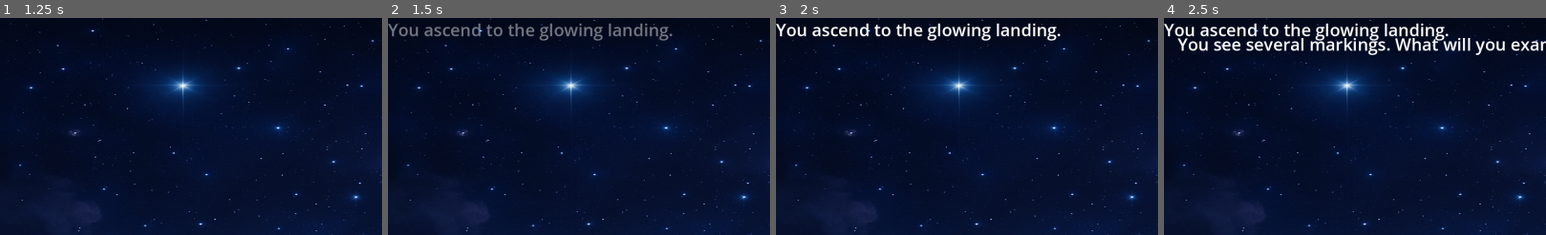
Above: before the commit, frames 1-4 (left to right).
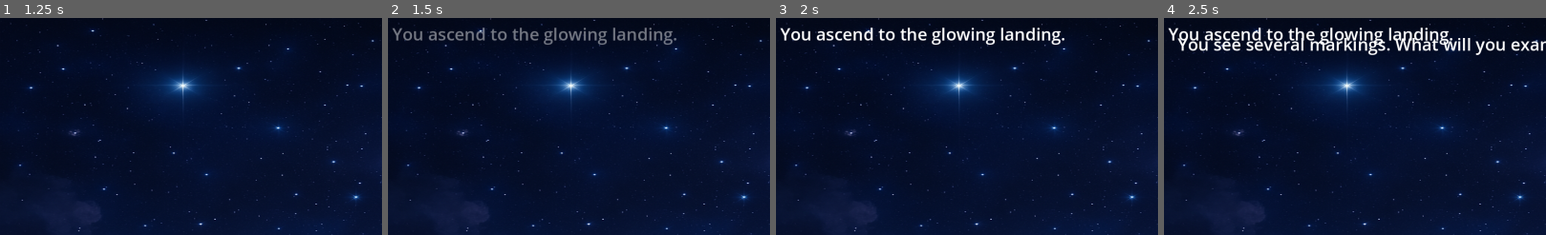
Above: after the commit, the same moments.

Repository: JDSalisbury/godot_Riviera
Game: Godot game, scene res://scenes/title_screen.tscn
The game is run twice, just before and just after one commit, with the same random seed, the same clock (stepped at 60 frames per second) and the same inputs.
Inputs:
- Up to frame 1 (1.25 s): click "New Game" at 0.5 s
- Up to frame 2 (1.5 s): click "↑ Up" at 1.25 s
- Up to frame 3 (2 s): no input
- Up to frame 4 (2.5 s): click "⊕ Inspect" at 2 s
The pictures show only the part of the screen within x 0-50%, y 0-50%; the shares and areas given below are measured in that part.

Frame 1 is identical in both runs. In frame 2, 2.8% of the frame differs, in the area x 0-76%, y 2-13%; in frame 3, 3.3%; in frame 4, 3.3%.

Commit message:
feat: Add Save functionality via Inventory UI with DialogSystem feedback
- Added Save button to InventoryPopup panel
- Connected Save button to GameState.save_game()
- Implemented DialogSystem singleton to provide UI feedback
- Ensured Label and AnimationPlayer are correctly referenced and error-handled

Diff:
--- a/project.godot
+++ b/project.godot
@@ -17,6 +17,8 @@
 [autoload]
 
 GameState="*res://scripts/game_state.gd"
+SaveSystem="*res://scripts/save_system.gd"
+DialogSystem="*res://ui/dialog_box.tscn"
 
 [display]
 
--- a/scenes/inventory.tscn
+++ b/scenes/inventory.tscn
@@ -34,6 +34,14 @@
 layout_mode = 2
 metadata/_tab_index = 1
 
+[node name="SaveButton" type="Button" parent="Panel"]
+layout_mode = 0
+offset_left = 349.0
+offset_right = 443.0
+offset_bottom = 31.0
+scale = Vector2(1, 0.995721)
+text = "Save Game"
+
 [node name="Close" type="Button" parent="Panel"]
 layout_mode = 1
 anchors_preset = 1
@@ -44,4 +52,5 @@
 grow_horizontal = 0
 text = "Close"
 
+[connection signal="pressed" from="Panel/SaveButton" to="." method="_on_Save_pressed"]
 [connection signal="pressed" from="Panel/Close" to="." method="_on_Close_pressed"]
--- a/scripts/dialog_box.gd
+++ b/scripts/dialog_box.gd
@@ -1,13 +1,22 @@
 extends CanvasLayer
 
-@onready var label = $Panel/Label
-@onready var anim = $Panel/AnimationPlayer
+var label: Label
+var anim: AnimationPlayer
+
+func _ready():
+	label = get_node_or_null("Panel/Label")
+	anim = get_node_or_null("Panel/AnimationPlayer")
+
+	if not label or not anim:
+		push_error("DialogBox nodes not found: Label or AnimationPlayer is missing.")
 
 func show_message(text: String):
-	label.text = text
-	anim.play("fade_in_out")
-
+	if label and anim:
+		label.text = text
+		anim.play("fade_in_out")
+	else:
+		push_warning("DialogBox: Cannot show message, label or anim is null.")
 
 func clear():
-	label.text = ""
-	#hide()
+	if label:
+		label.text = ""
--- a/scripts/game_state.gd
+++ b/scripts/game_state.gd
@@ -3,6 +3,9 @@
 # Global TP system
 var trigger_points: int = 10
 var max_trigger_points: int = 20
+
+
+var current_screen := "start"
 
 var story_flags: Dictionary = {}
 var screen_unlocks: Dictionary = {}
@@ -47,3 +50,18 @@
 	if id not in inventory[item_type]:
 		inventory[item_type].append(id)
 		print("Added item:", id, "to", item_type)
+
+func apply_loaded_data(data: Dictionary) -> void:
+	if data.is_empty():
+		print("No save data to load.")
+		return
+
+	trigger_points = data.get("trigger_points", trigger_points)
+	max_trigger_points = data.get("max_trigger_points", max_trigger_points)
+	story_flags = data.get("story_flags", {})
+	screen_unlocks = data.get("screen_unlocks", {})
+	used_options = data.get("used_options", {})
+	inventory = data.get("inventory", {"key": [], "battle": []})
+	current_screen = data.get("current_screen", "start")
+
+	print("✅ GameState updated from save.")
--- a/scripts/inventory_popup.gd
+++ b/scripts/inventory_popup.gd
@@ -52,3 +52,9 @@
 	tween = create_tween()
 	tween.tween_property(panel, "position", offscreen_pos, 0.4).set_trans(Tween.TRANS_SINE).set_ease(Tween.EASE_IN)
 	tween.tween_callback(func(): hide())
+
+
+func _on_Save_pressed():
+	SaveSystem.save_game()
+	print("💾 Game saved!")
+	DialogSystem.show_message("Game saved successfully!")
--- a/scripts/look_mode.gd
+++ b/scripts/look_mode.gd
@@ -5,9 +5,13 @@
 var option_interactions := {}
 
 func _ready():
+	var save_data = SaveSystem.load_game()
+	GameState.apply_loaded_data(save_data)
+
 	load_screen_data()
 	connect_trigger_buttons()
-	load_screen(current_screen)
+	load_screen(GameState.current_screen)
+
 
 func _unhandled_input(event):
 	if event.is_action_pressed("ui_inventory"):
@@ -83,6 +87,8 @@
 		return
 
 	current_screen = screen_name
+	GameState.current_screen = screen_name  # 🔧 Sync with GameState
+
 	var data = screens[screen_name]
 	option_interactions.clear()
 
--- /dev/null
+++ b/scripts/save_system.gd
@@ -0,0 +1,43 @@
+extends Node
+
+const SAVE_PATH := "user://save_game.json"
+
+func save_game():
+	var data := {
+		"trigger_points": GameState.trigger_points,
+		"max_trigger_points": GameState.max_trigger_points,
+		"story_flags": GameState.story_flags,
+		"screen_unlocks": GameState.screen_unlocks,
+		"used_options": GameState.used_options,
+		"inventory": GameState.inventory,
+		"current_screen": GameState.current_screen
+	}
+
+	var file = FileAccess.open(SAVE_PATH, FileAccess.WRITE)
+	if file:
+		file.store_string(JSON.stringify(data))
+		file.close()
+		print("✅ Game saved.")
+	else:
+		push_error("❌ Failed to save game.")
+
+func load_game() -> Dictionary:
+	if not FileAccess.file_exists(SAVE_PATH):
+		print("ℹ️ No save file found.")
+		return {}
+
+	var file = FileAccess.open(SAVE_PATH, FileAccess.READ)
+	if file:
+		var content = file.get_as_text()
+		file.close()
+
+		var data = JSON.parse_string(content)
+		if typeof(data) == TYPE_DICTIONARY:
+			print("✅ Game loaded.")
+			return data
+		else:
+			push_error("❌ Failed to parse save file.")
+	else:
+		push_error("❌ Failed to open save file.")
+
+	return {}
--- a/ui/dialog_box.tscn
+++ b/ui/dialog_box.tscn
@@ -53,7 +53,10 @@
 layout_mode = 1
 anchors_preset = 10
 anchor_right = 1.0
-offset_bottom = 55.0
+offset_left = 10.0
+offset_top = 10.0
+offset_right = 10.0
+offset_bottom = 65.0
 grow_horizontal = 2
 theme_override_font_sizes/font_size = 40
 autowrap_mode = 2
Not shown: 1 places in scenes/game.tscn that only renumber resources
Not shown: 1 places in scenes/main_menu.tscn that only renumber resources
